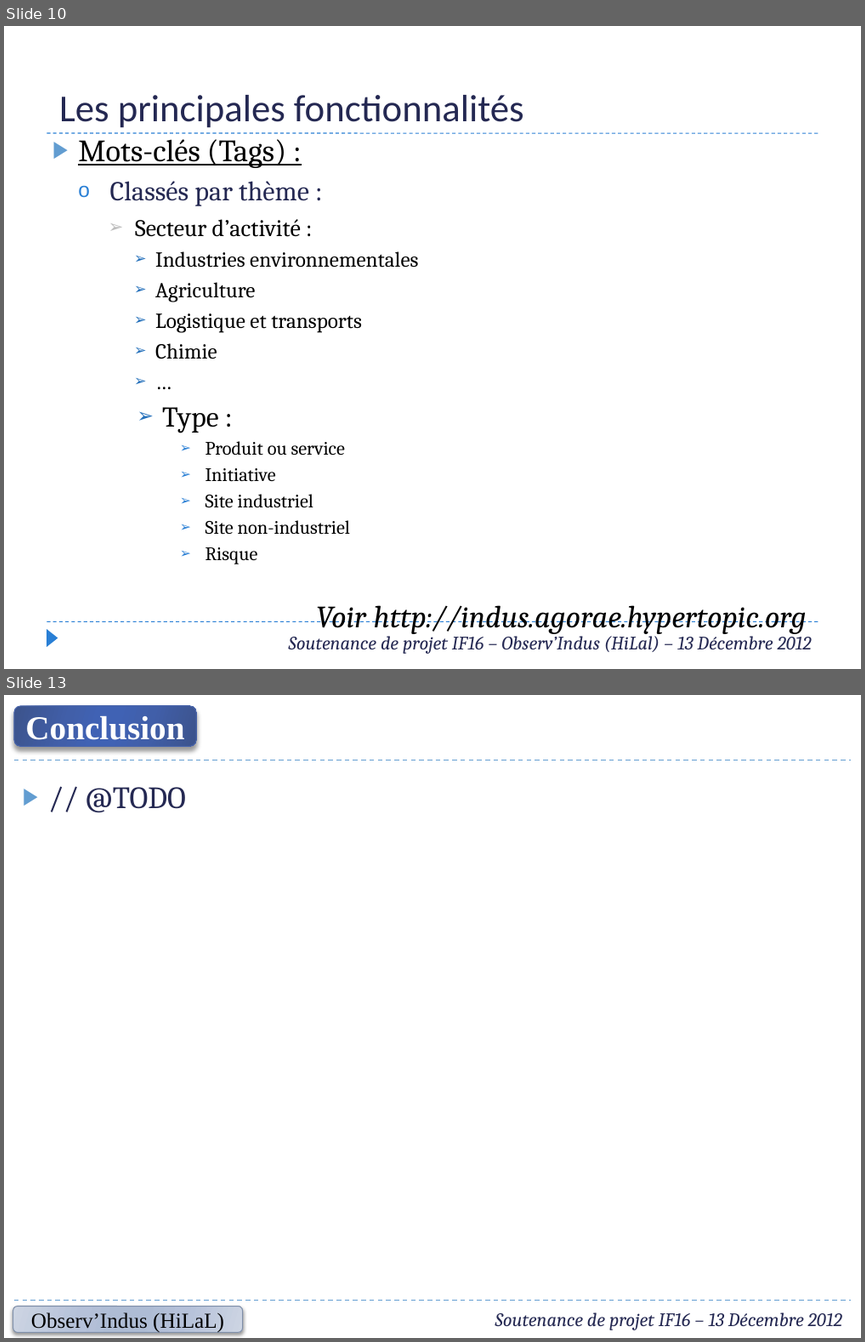
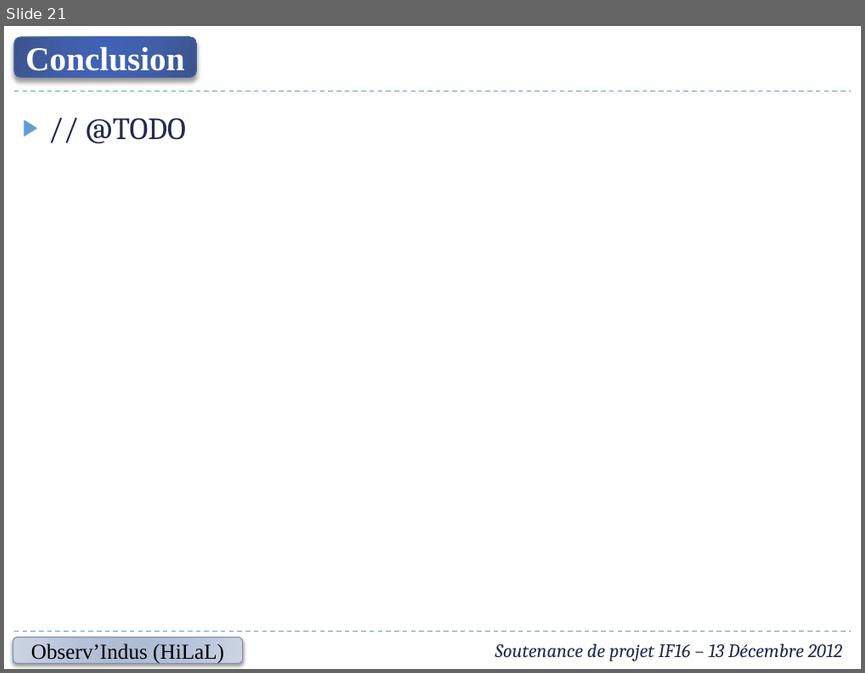
Before and after one commit to cahier/Observ, a slide deck: Presentations/IF16 - Soutenance (2012-12-13).pptx. Shown one above the other, each under a label of ours: slides 10 and 13 before the commit, slide 21 after it; the slides between them are not shown. The pictures are 865x1342 and 865x673 pixels, drawn with LibreOffice and Linux fonts; fonts in the diff are those of the drawing. Boxes give left, top, right and bottom in pixels: in the first picture for what was removed or moved away, otherwise in the second. Text is boxed around its words. In the diff, an @@ line names an element or a change of style, - is before the commit and + after.

Commit message:
Diaporama soutenance (premiere version)

```diff
--- a/Presentations/IF16 - Soutenance (2012-12-13).pptx
+++ b/Presentations/IF16 - Soutenance (2012-12-13).pptx
@@ slide 10 removed at <box>4,26,861,669</box>, background #FFFFFF @@
@@ title removed at <box>59,95,524,128</box> @@
-Les principales fonctionnalités
@@ line removed from (46, 133) to (818, 133) @@
@@ text removed at <box>78,132,806,634</box> @@
-▶ Mots-clés (Tags) :
-  o Classés par thème :
-    ➢ Secteur d’activité :
-      ➢ Industries environnementales
-      ➢ Agriculture
-      ➢ Logistique et transports
-      ➢ Chimie
-      ➢ …
-      ➢ Type :
-        ➢ Produit ou service
-        ➢ Initiative
-        ➢ Site industriel
-        ➢ Site non-industriel
-        ➢ Risque
-        Voir http://indus.agorae.hypertopic.org
@@ line removed from (46, 622) to (818, 622) @@
@@ triangle removed at <box>46,629,58,646</box> @@
@@ text removed at <box>289,631,812,653</box> @@
-Soutenance de projet IF16 – Observ’Indus (HiLal) – 13 Décembre 2012
@@ what was slide 13 is now slide 21 @@
```
Also in this commit, not shown: 4 slides changed, 10 slides added, 1 other slide removed.
